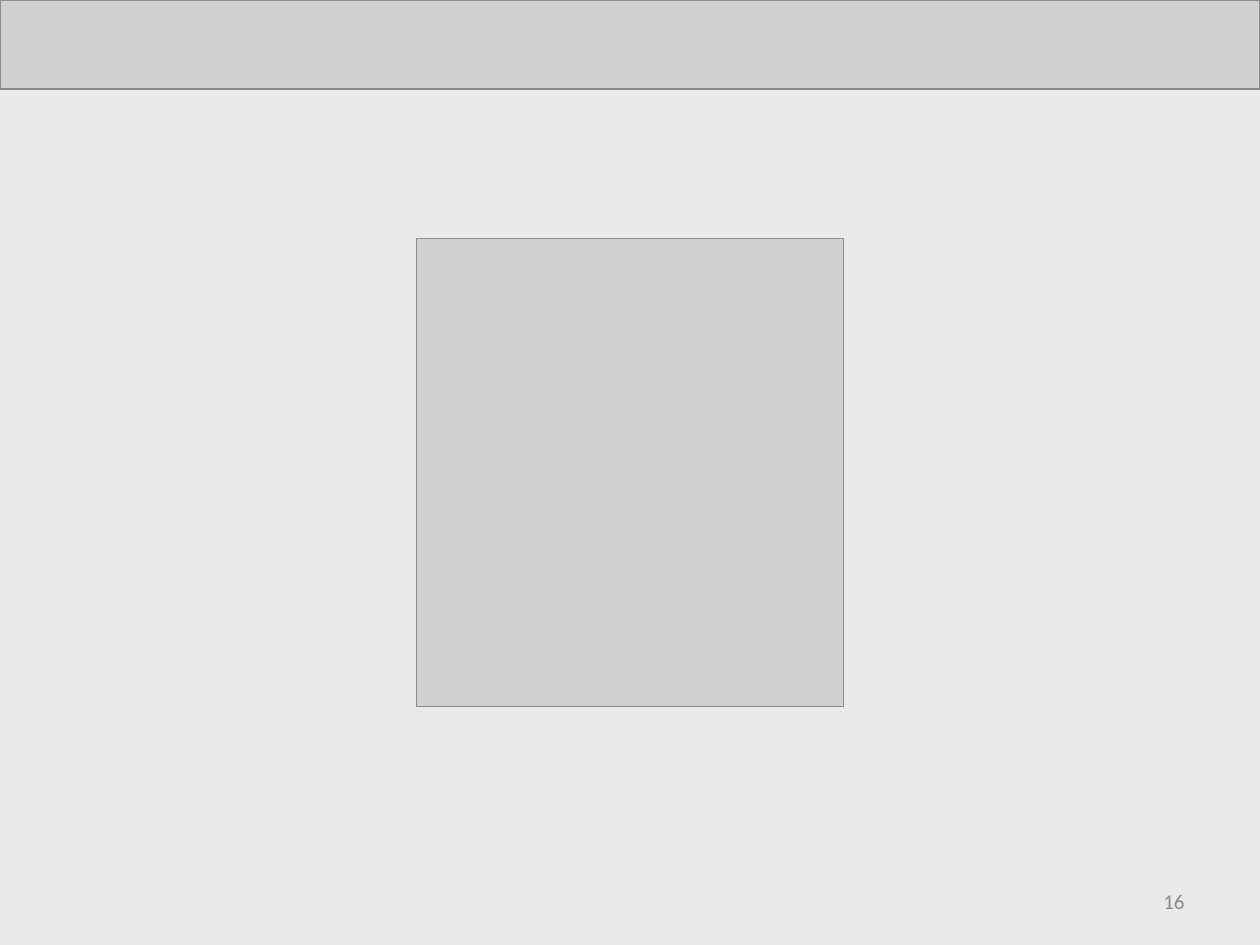
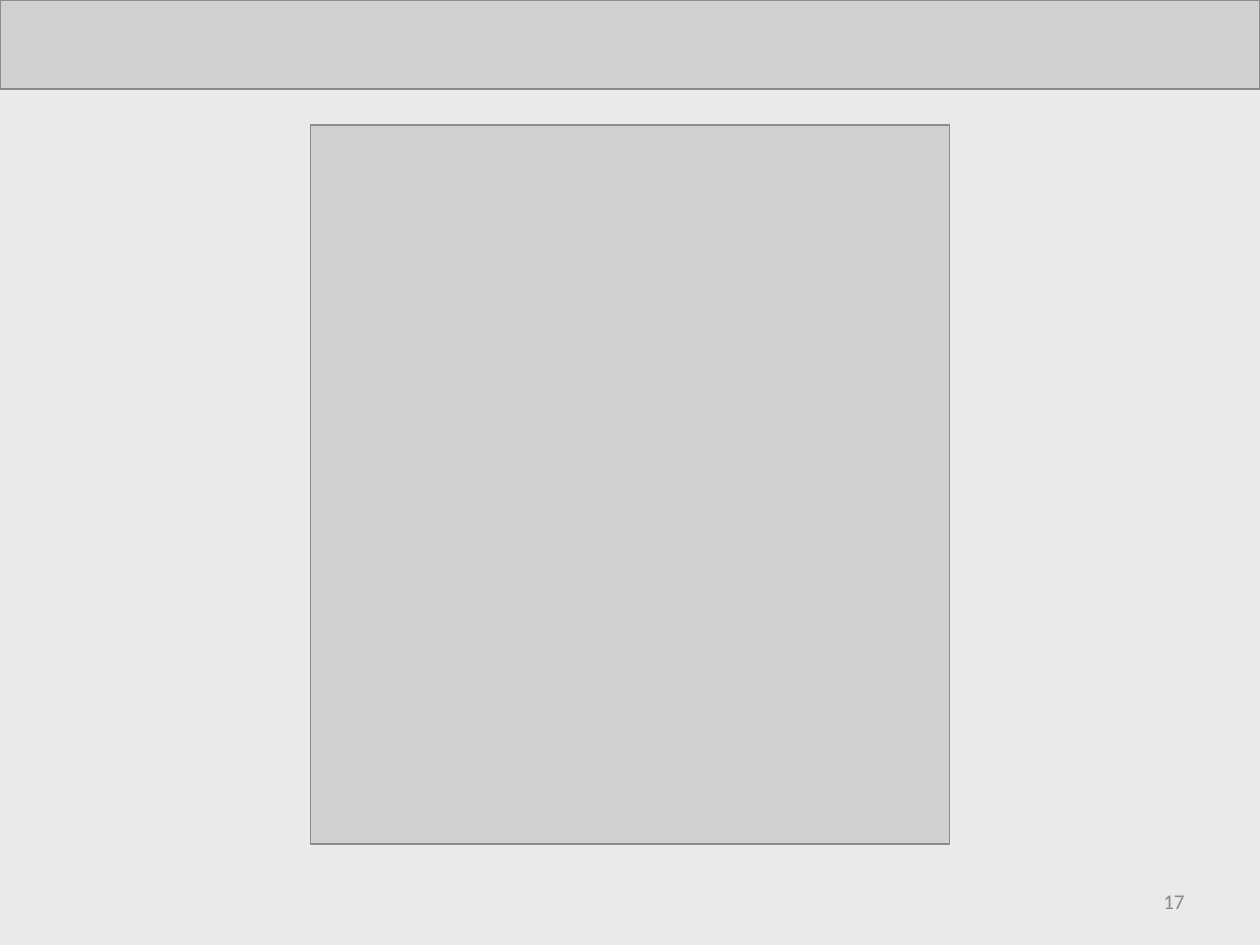
Before and after one commit to AdrienLombard/SimplePass, a slide deck: slide 17 of source/Projet Courchevel - Bilan intermédiaire - Version Adrien.ppt (slide 16 before the commit). Drawn at 1260x945 pixels with LibreOffice and Linux fonts; fonts in the diff are those of the drawing; grey boxes stand for pictures. Boxes give left, top, right and bottom in pixels: in the first picture for what was removed or moved away, otherwise in the second. Text is boxed around its words. In the diff, an @@ line names an element or a change of style, - is before the commit and + after.

```diff
--- a/source/Projet Courchevel - Bilan intermédiaire - Version Adrien.ppt
+++ b/source/Projet Courchevel - Bilan intermédiaire - Version Adrien.ppt
@@ picture: place and size @@
-picture at [417, 238, 844, 706]
+picture at [310, 125, 949, 844]
@@ page number at [1163, 895, 1184, 909]: text changed @@
-16
+17
```
Also in this commit, not shown: 1 slide added.
